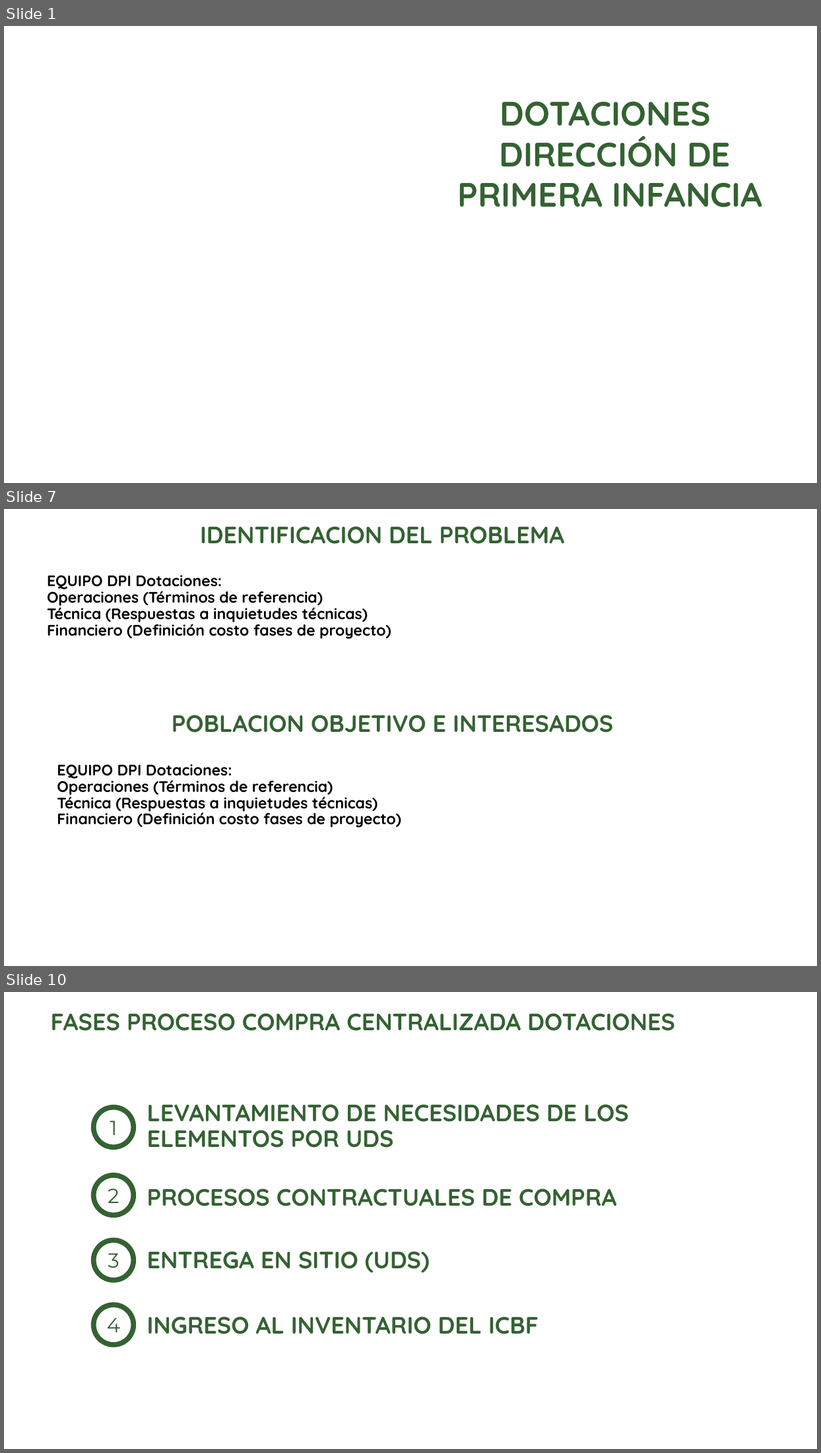
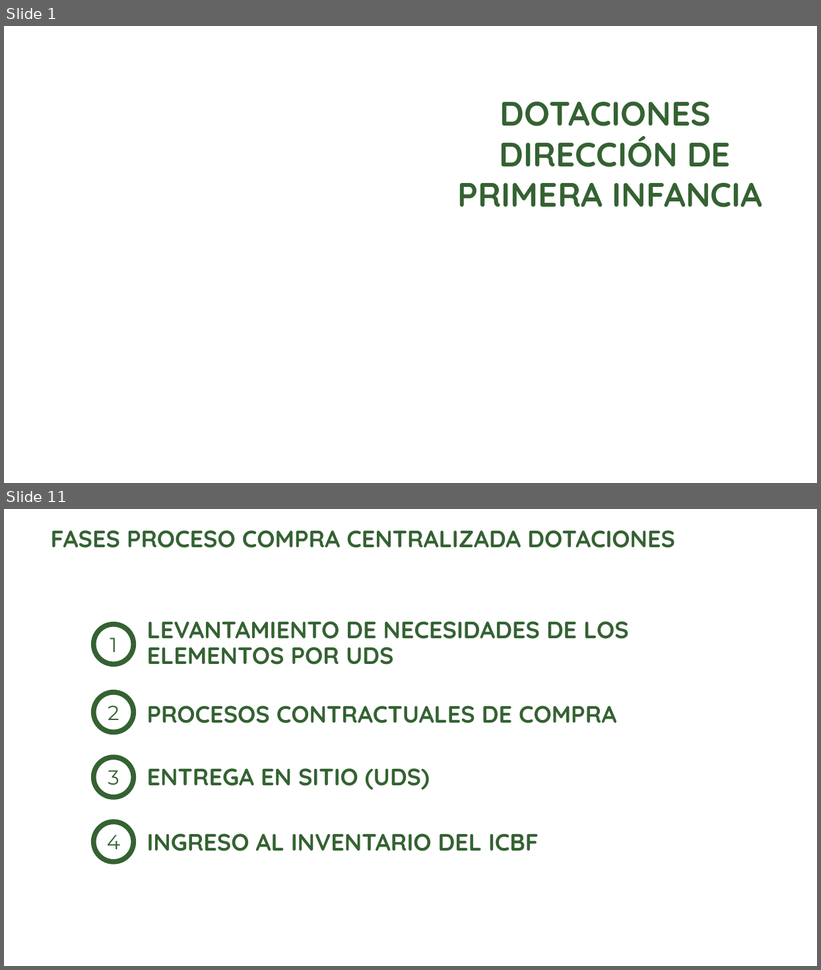
Before and after one commit to paulaO/Dotaciones2019, a slide deck: 5.GestionDotaciones/CompraControlada/ReunionCompraCentralizada_2018/PRESENTACION CENTRALIZACION DOTACIONES 070319.pptx. Shown one above the other, each under a label of ours: slides 1, 7 and 10 before the commit, slides 1 and 11 after it; the slides between them are not shown. The pictures are 821x1453 and 821x970 pixels, drawn with LibreOffice and Linux fonts; fonts in the diff are those of the drawing; background and template pictures are left out. Boxes give left, top, right and bottom in pixels: in the first picture for what was removed or moved away, otherwise in the second. Text is boxed around its words. In the diff, an @@ line names an element or a change of style, - is before the commit and + after.

```diff
--- a/5.GestionDotaciones/CompraControlada/ReunionCompraCentralizada_2018/PRESENTACION CENTRALIZACION DOTACIONES 070319.pptx
+++ b/5.GestionDotaciones/CompraControlada/ReunionCompraCentralizada_2018/PRESENTACION CENTRALIZACION DOTACIONES 070319.pptx
@@ slide 7 removed at [4,509,817,966], background picture (left out) @@
@@ text removed at [200,526,565,544] @@
-IDENTIFICACION DEL PROBLEMA
@@ text removed at [47,575,391,639] @@
-EQUIPO DPI Dotaciones:
-Operaciones (Términos de referencia)
-Técnica (Respuestas a inquietudes técnicas)
-Financiero (Definición costo fases de proyecto)
@@ text removed at [172,715,613,733] @@
-POBLACION OBJETIVO E INTERESADOS
@@ text removed at [57,764,402,828] @@
-EQUIPO DPI Dotaciones:
-Operaciones (Términos de referencia)
-Técnica (Respuestas a inquietudes técnicas)
-Financiero (Definición costo fases de proyecto)
@@ what was slide 10 is now slide 11 @@
```
Also in this commit, not shown: 2 slides changed, 7 slides added, 5 other slides removed, 11 other files.
